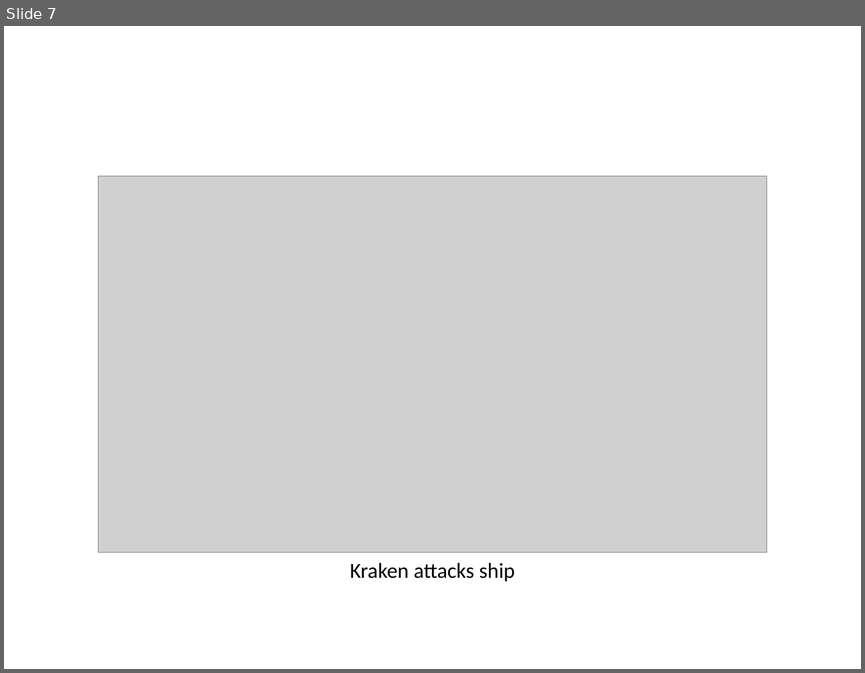
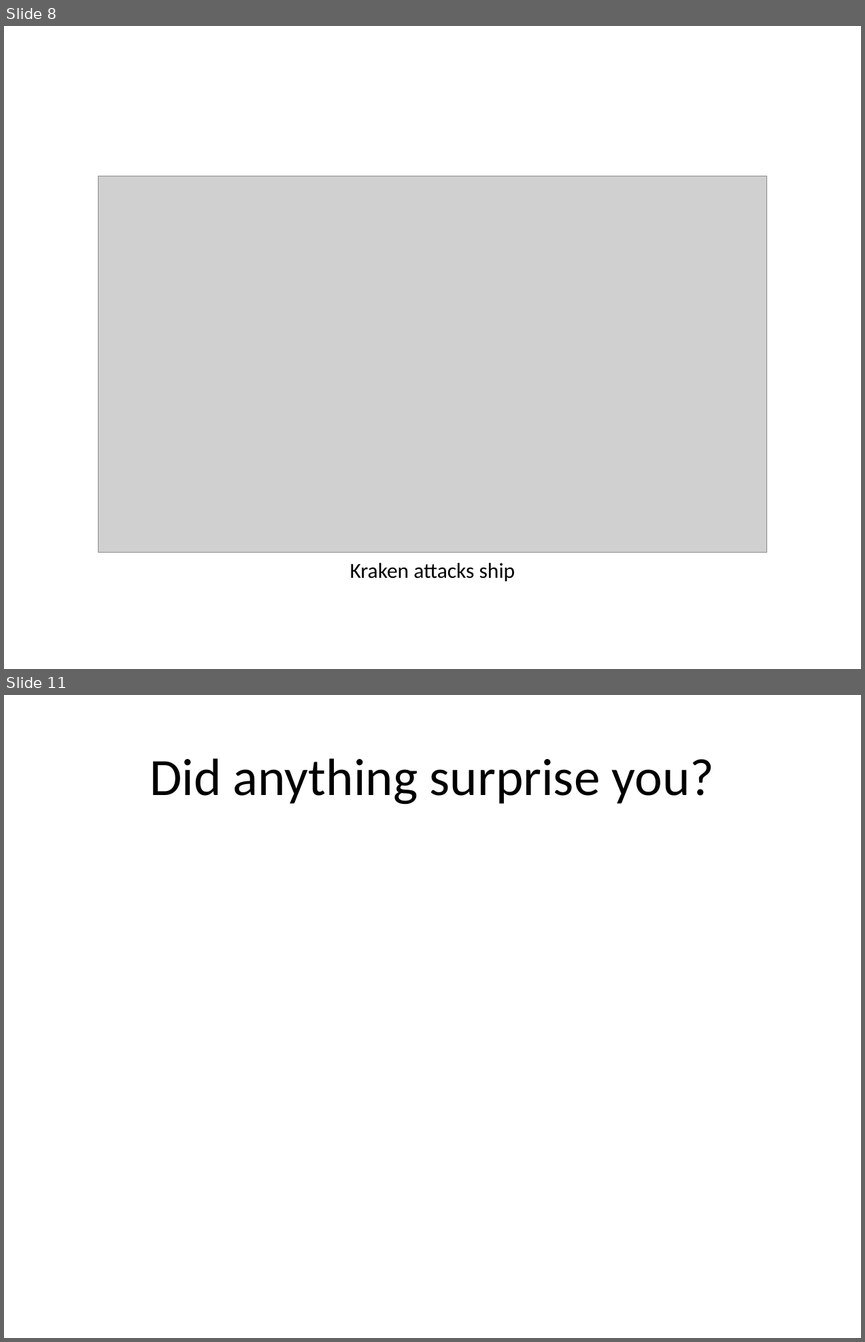
Before and after one commit to mr-eggleton/web-lit-core, a slide deck: powerpoints/05-web-detective.pptx. Shown one above the other, each under a label of ours: slide 7 before the commit, slides 8 and 11 after it; the slides between them are not shown. The pictures are 865x673 and 865x1342 pixels, drawn with LibreOffice and Linux fonts; fonts in the diff are those of the drawing; grey boxes stand for pictures. Boxes give left, top, right and bottom in pixels: in the first picture for what was removed or moved away, otherwise in the second. Text is boxed around its words. In the diff, an @@ line names an element or a change of style, - is before the commit and + after.

```diff
--- a/powerpoints/05-web-detective.pptx
+++ b/powerpoints/05-web-detective.pptx
@@ slide 11 added at box(4, 695, 861, 1338), background #FFFFFF @@
@@ title added at box(150, 758, 715, 804), 44 pt, text #000000 @@
+Did anything surprise you?
@@ what was slide 7 is now slide 8 @@
```
Also in this commit, not shown: 7 slides changed, 3 other slides added, 3 other files.
